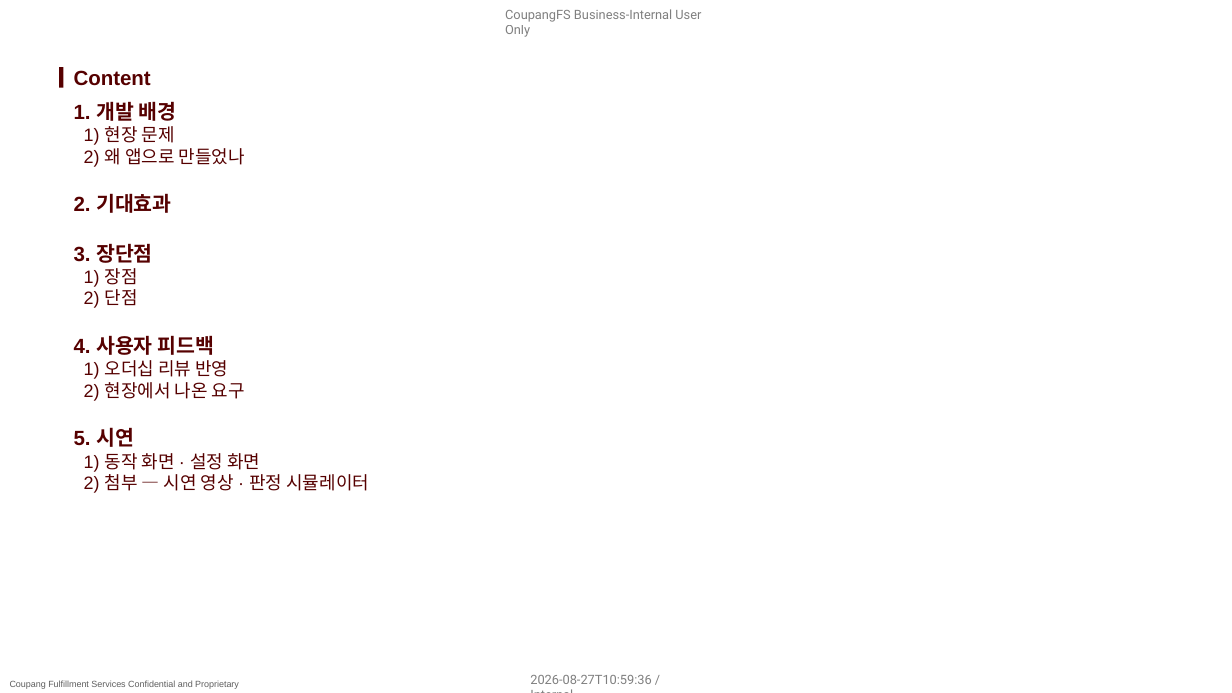
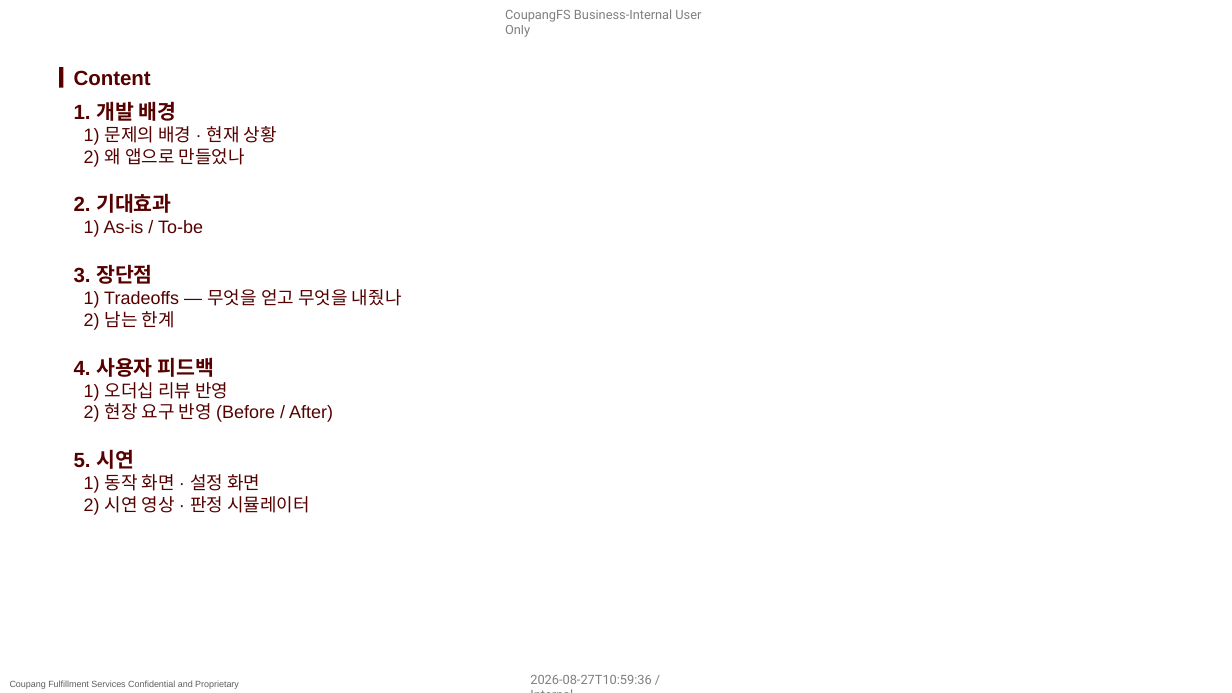
Before and after one commit to pslymzero-cyber/SafeAlert, a slide deck: slide 2 of docs/presentation/company_form/SafeAlert_보고_2026.08.pptx. Drawn at 1232x693 pixels with LibreOffice and Linux fonts; fonts in the diff are those of the drawing; background and template pictures are left out. Boxes give left, top, right and bottom in pixels: in the first picture for what was removed or moved away, otherwise in the second. Text is boxed around its words. In the diff, an @@ line names an element or a change of style, - is before the commit and + after.

```diff
--- a/docs/presentation/company_form/SafeAlert_보고_2026.08.pptx
+++ b/docs/presentation/company_form/SafeAlert_보고_2026.08.pptx
@@ text at bbox=[84, 126, 277, 145]: text changed @@
-1) 현장 문제
+1) 문제의 배경 · 현재 상황
@@ text at bbox=[84, 220, 203, 237]: paragraph added @@
+1) As-is / To-be
@@ text at bbox=[84, 289, 402, 330]: text changed @@
-1) 장점
-2) 단점
+1) Tradeoffs — 무엇을 얻고 무엇을 내줬나
+2) 남는 한계
@@ text at bbox=[84, 403, 333, 422]: text changed @@
-2) 현장에서 나온 요구
+2) 현장 요구 반영 (Before / After)
@@ text at bbox=[84, 496, 310, 515]: text changed @@
-2) 첨부 — 시연 영상 · 판정 시뮬레이터
+2) 시연 영상 · 판정 시뮬레이터
```
Also in this commit, not shown: 5 other slides changed, 4 other files.
